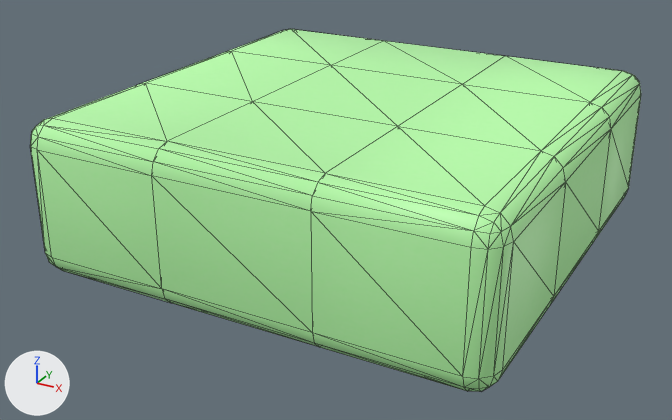
A saved change to the OBJ model Game/Assets/Models/clay/blocks/__clay_block_02_66.obj.
One viewpoint serves both versions: a 50 mm camera at (1.66, -6.16, 2.22) aimed at (-1.08, -1.18, -0.27). The axes (+X, +Y, +Z) are drawn at lower left. The lights are the same throughout. The older version comes first. Mesh edges are drawn as thin lines. Where no turn or scale is listed for an object, it has been applied to the vertices.

Names of what the first picture shows: 'clay_block_66'.
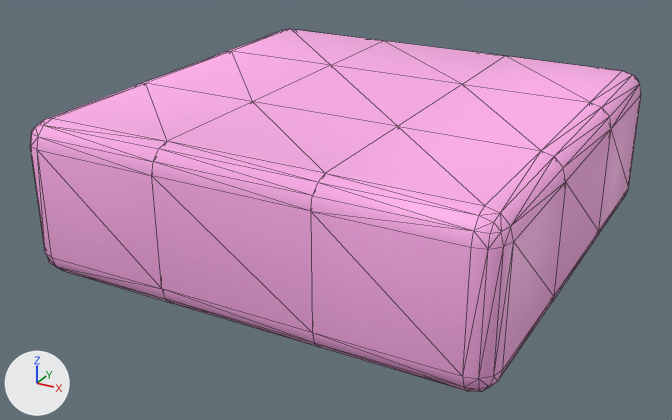
What the commit changed:
Picture 'clay2.png' (img_clay2_png) is new.
Material 'ClayMat_66' (mat_claymat_66) changes its picture from img_clay4_png to img_clay2_png.

Boxes [x1, y1, x2, y2] around the edits, measured in the pictures (672 x 420 px):
'clay_block_66', surface changed (green to pink)
    both: [30, 29, 641, 391]
